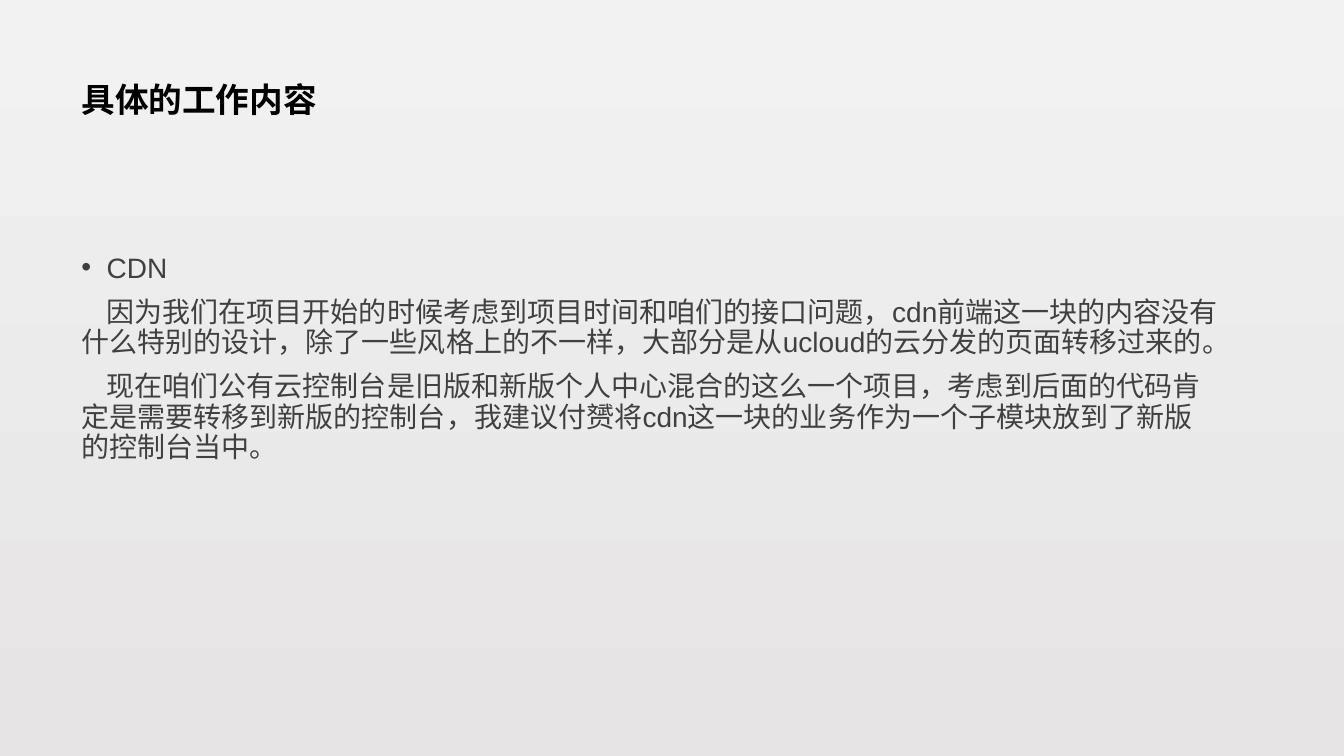
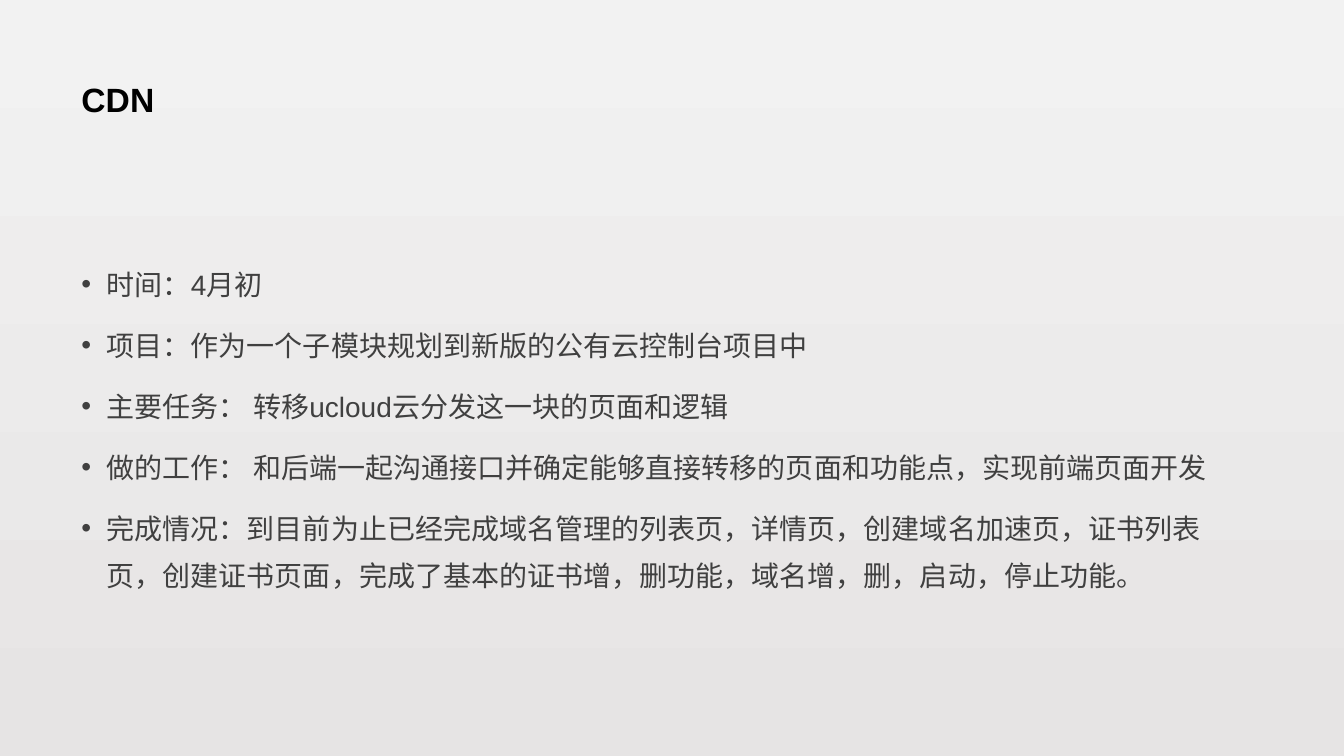
Before and after one commit to zepang/Rx_note, a slide deck: slide 15 of 赖泽海-试用期工作总结.pptx (slide 7 before the commit). Drawn at 1344x756 pixels with LibreOffice and Linux fonts; fonts in the diff are those of the drawing. Boxes give left, top, right and bottom in pixels: in the first picture for what was removed or moved away, otherwise in the second. Text is boxed around its words. In the diff, an @@ line names an element or a change of style, - is before the commit and + after.

Commit message:
工作总结添加图片

```diff
--- a/赖泽海-试用期工作总结.pptx
+++ b/赖泽海-试用期工作总结.pptx
@@ title at [81, 88, 154, 113]: text changed @@
-具体的工作内容
+CDN
@@ text at [107, 271, 1207, 589]: text changed @@
-• CDN
-因为我们在项目开始的时候考虑到项目时间和咱们的接口问题，cdn前端这一块的内容没有什么特别的设计，除了一些风格上的不一样，大部分是从ucloud的云分发的页面转移过来的。
-现在咱们公有云控制台是旧版和新版个人中心混合的这么一个项目，考虑到后面的代码肯定是需要转移到新版的控制台，我建议付赟将cdn这一块的业务作为一个子模块放到了新版的控制台当中。
+• 时间：4月初
+• 项目：作为一个子模块规划到新版的公有云控制台项目中
+• 主要任务： 转移ucloud云分发这一块的页面和逻辑
+• 做的工作： 和后端一起沟通接口并确定能够直接转移的页面和功能点，实现前端页面开发
+• 完成情况：到目前为止已经完成域名管理的列表页，详情页，创建域名加速页，证书列表页，创建证书页面，完成了基本的证书增，删功能，域名增，删，启动，停止功能。
```
Also in this commit, not shown: 8 other slides changed, 12 slides added, 1 slide removed.
